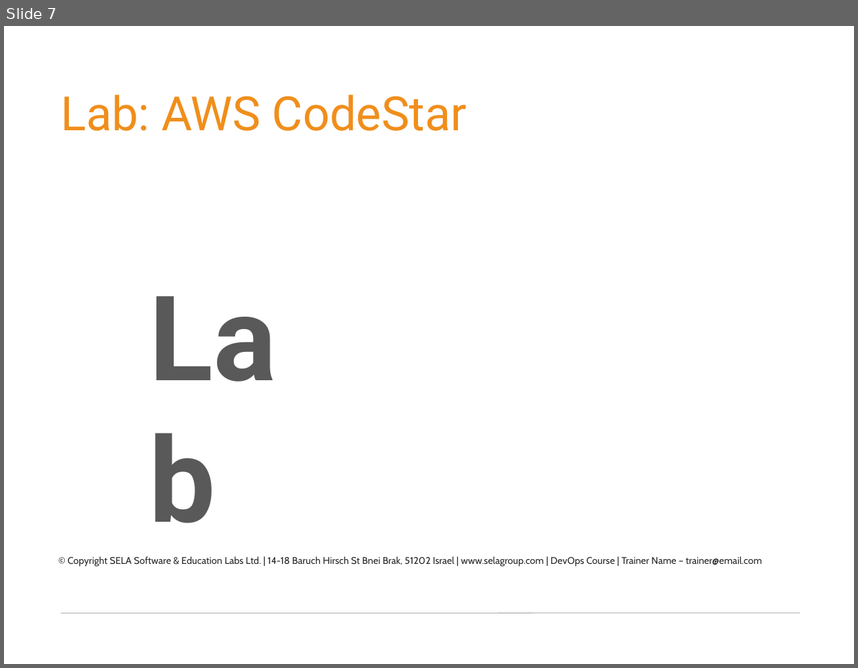
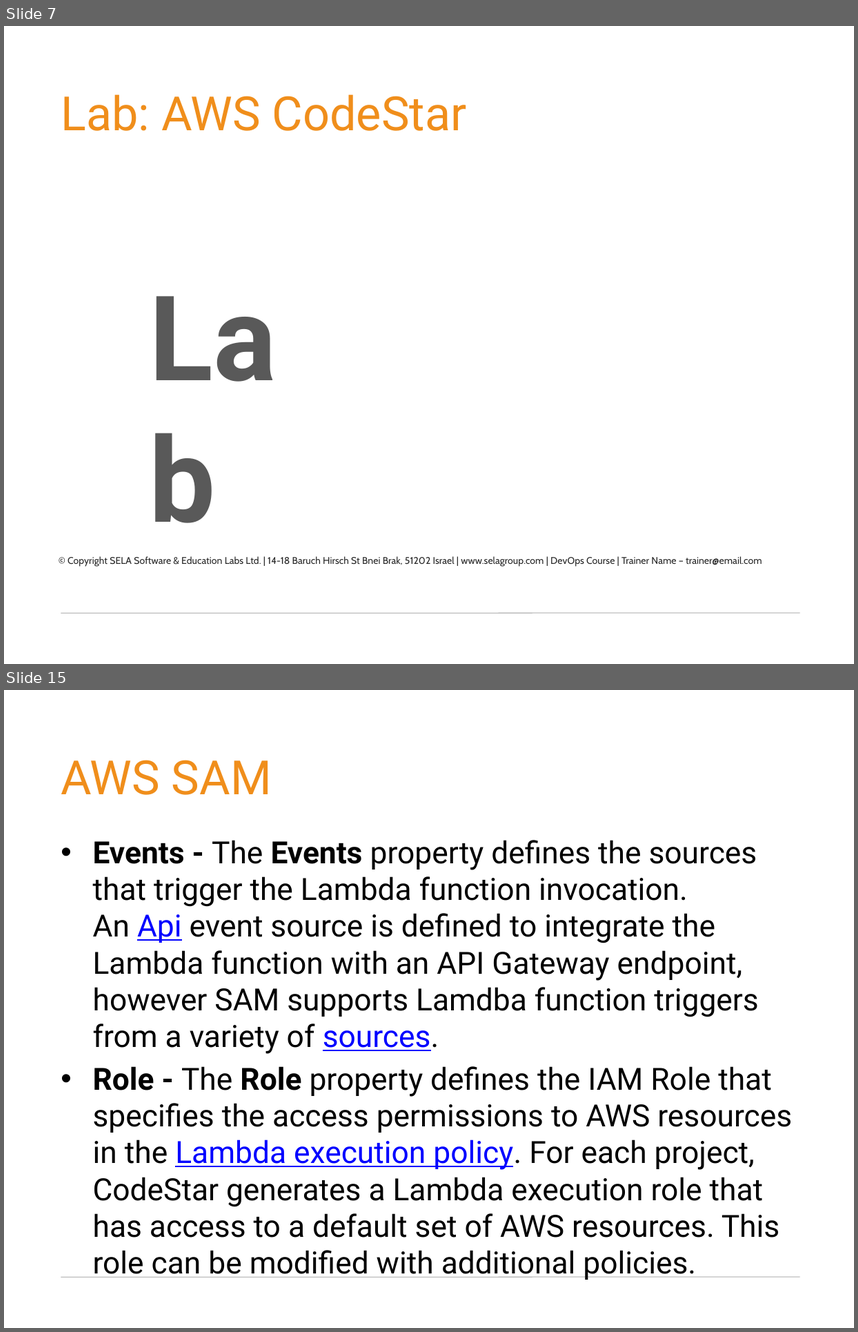
Before and after one commit to germanilia/AWS-MicroServices-Lmabda, a slide deck: Module 04 Building a CI:CD pipeline for serverless applications within AWS (Lambda).pptx. Shown one above the other, each under a label of ours: slide 7 before the commit, slides 7 and 15 after it; the slides between them are not shown. The pictures are 858x668 and 858x1332 pixels, drawn with LibreOffice and Linux fonts; fonts in the diff are those of the drawing; background and template pictures are left out. Boxes give left, top, right and bottom in pixels: in the first picture for what was removed or moved away, otherwise in the second. Text is boxed around its words. In the diff, an @@ line names an element or a change of style, - is before the commit and + after.

```diff
--- a/Module 04 Building a CI:CD pipeline for serverless applications within AWS (Lambda).pptx
+++ b/Module 04 Building a CI:CD pipeline for serverless applications within AWS (Lambda).pptx
@@ slide 15 added at (4,690,854,1328), background picture (left out); not listed: 1 template element that a slide beside it also shows @@
@@ title added at (61,760,272,795), 40 pt, text #F08E1B @@
+AWS SAM
@@ text added at (93,840,792,1279), 25.9 pt, text #000000 @@
+• Events - The Events property defines the sources that trigger the Lambda function invocation. An Api event source is defined to integrate the Lambda function with an API Gateway endpoint, however SAM supports Lamdba function triggers from a variety of sources.
+• Role - The Role property defines the IAM Role that specifies the access permissions to AWS resources in the Lambda execution policy. For each project, CodeStar generates a Lambda execution role that has access to a default set of AWS resources. This role can be modified with additional policies.
```
Also in this commit, not shown: 14 other slides added, 19 other files.
